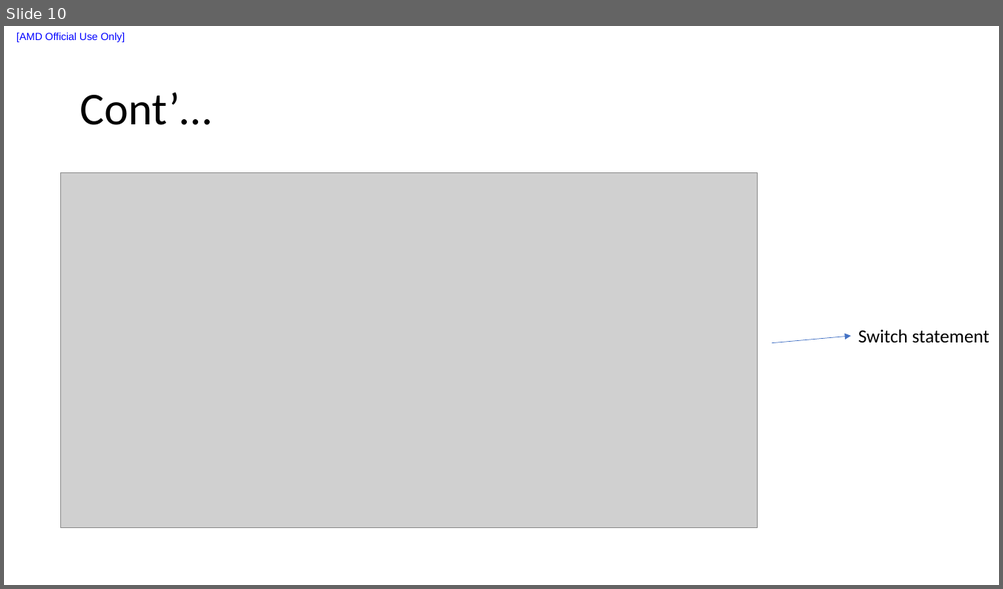
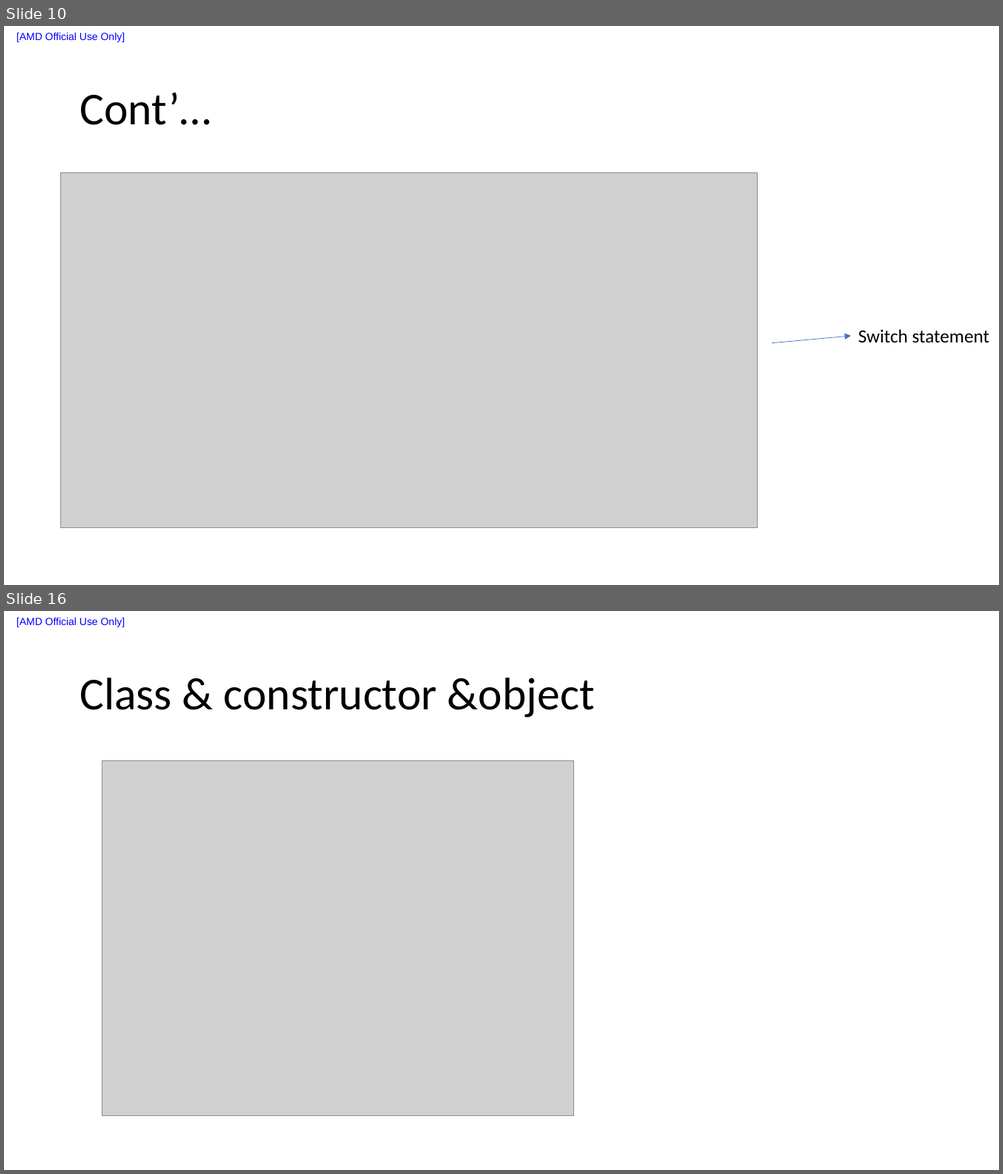
Before and after one commit to liuxu-github-ui/Java, a slide deck: Youtube_tutorial/Notes.pptx. Shown one above the other, each under a label of ours: slide 10 before the commit, slides 10 and 16 after it; the slides between them are not shown. The pictures are 1003x589 and 1003x1174 pixels, drawn with LibreOffice and Linux fonts; fonts in the diff are those of the drawing; grey boxes stand for pictures. Boxes give left, top, right and bottom in pixels: in the first picture for what was removed or moved away, otherwise in the second. Text is boxed around its words. In the diff, an @@ line names an element or a change of style, - is before the commit and + after.

```diff
--- a/Youtube_tutorial/Notes.pptx
+++ b/Youtube_tutorial/Notes.pptx
@@ slide 16 added at (4, 611, 999, 1170), background #FFFFFF; not listed: 1 template element that a slide beside it also shows @@
@@ title added at (79, 678, 595, 718), 44 pt, text #000000 @@
+Class & constructor &object
@@ picture added at (102, 761, 574, 1116) @@
```
Also in this commit, not shown: 12 other slides added, 2 other files.
